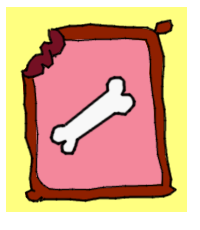
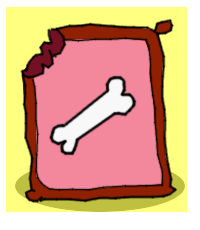
Two versions of the same layered image (200×230). Layer-by-layer changes:
added layer "shadow" above "draft" over bbox(15, 171, 185, 212)
